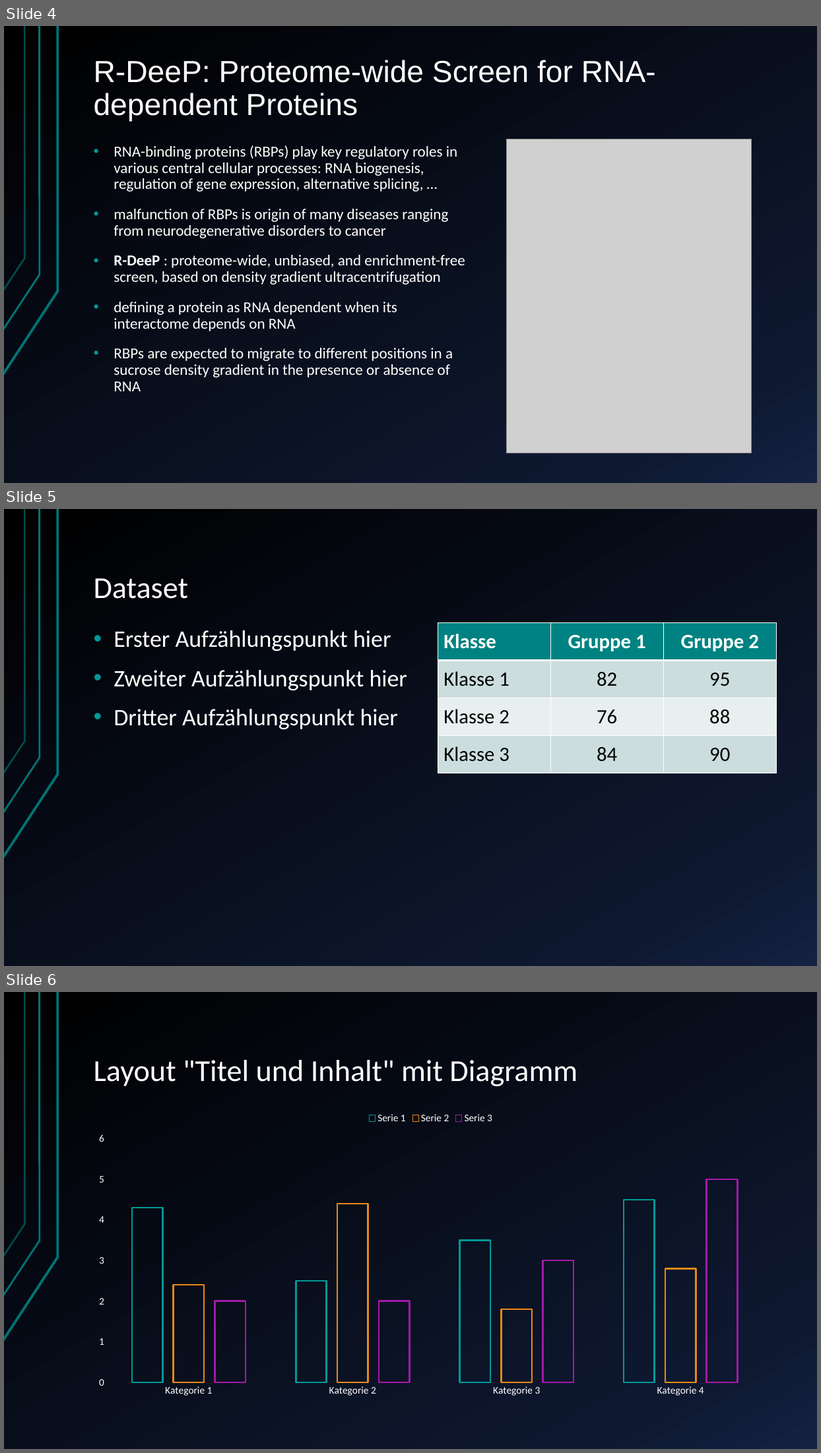
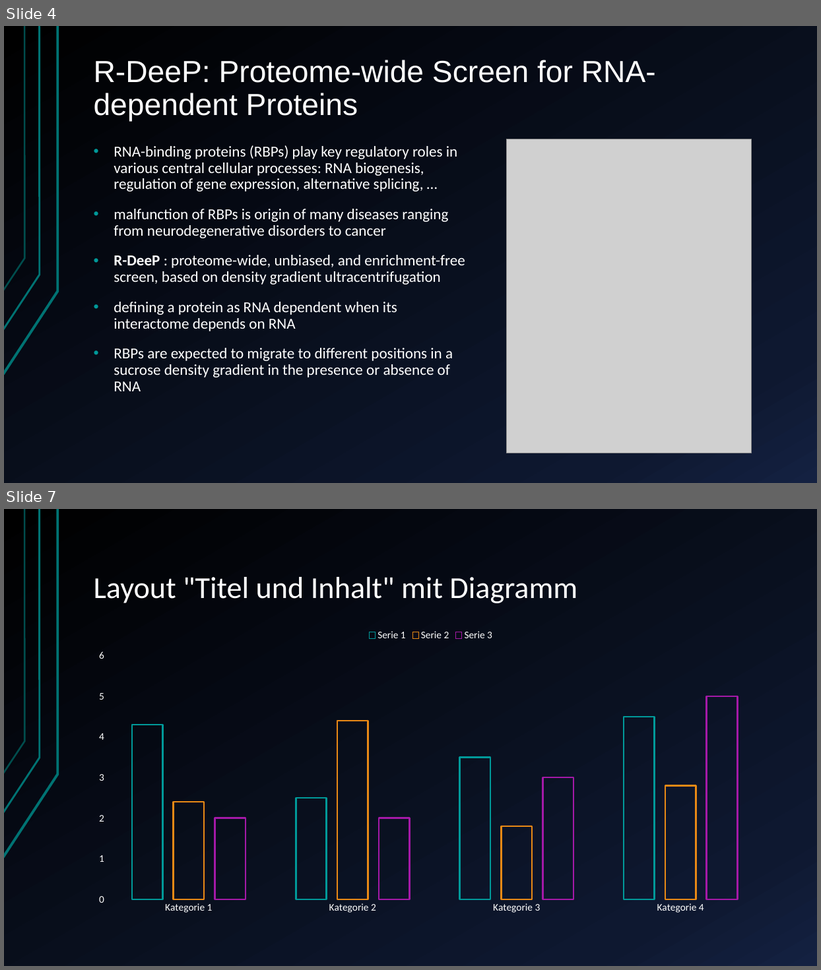
Before and after one commit to AlexandraKummer/2021-topic-03-team-04, a slide deck: Project proposal.pptx. Shown one above the other, each under a label of ours: slides 4, 5 and 6 before the commit, slides 4 and 7 after it; the slides between them are not shown. The pictures are 821x1453 and 821x970 pixels, drawn with LibreOffice and Linux fonts; fonts in the diff are those of the drawing; grey boxes stand for pictures. Boxes give left, top, right and bottom in pixels: in the first picture for what was removed or moved away, otherwise in the second. Text is boxed around its words. In the diff, an @@ line names an element or a change of style, - is before the commit and + after.

```diff
--- a/Project proposal.pptx
+++ b/Project proposal.pptx
@@ slide 5 removed at (4,509,817,966), background gradient #000000 to #0F1931 to #142242; not listed: 3 template elements that a slide beside it also shows @@
@@ title removed at (94,578,188,599) @@
-Dataset
@@ table removed at (438,623,776,774), 4 rows, 3 columns @@
-Klasse | Gruppe 1 | Gruppe 2
-Klasse 1 | 82 | 95
-Klasse 2 | 76 | 88
-Klasse 3 | 84 | 90
@@ text removed at (114,630,407,729) @@
-• Erster Aufzählungspunkt hier
-• Zweiter Aufzählungspunkt hier
-• Dritter Aufzählungspunkt hier
@@ what was slide 6 is now slide 7 @@
```
Also in this commit, not shown: 2 slides added.
